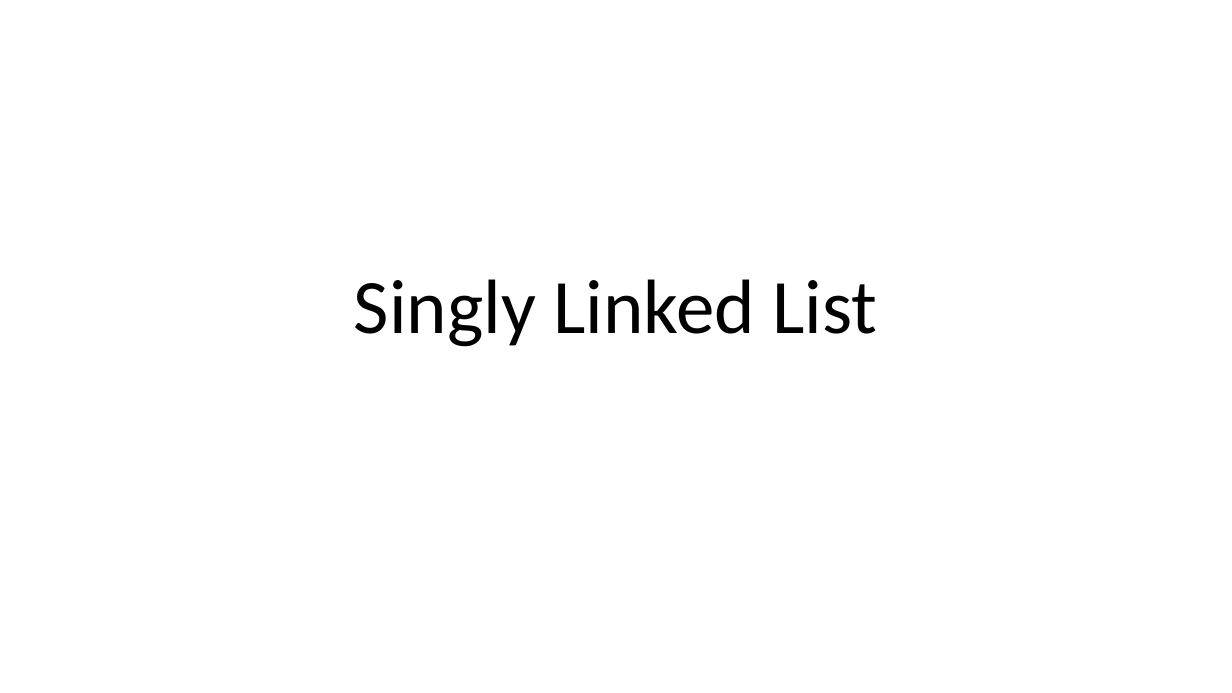
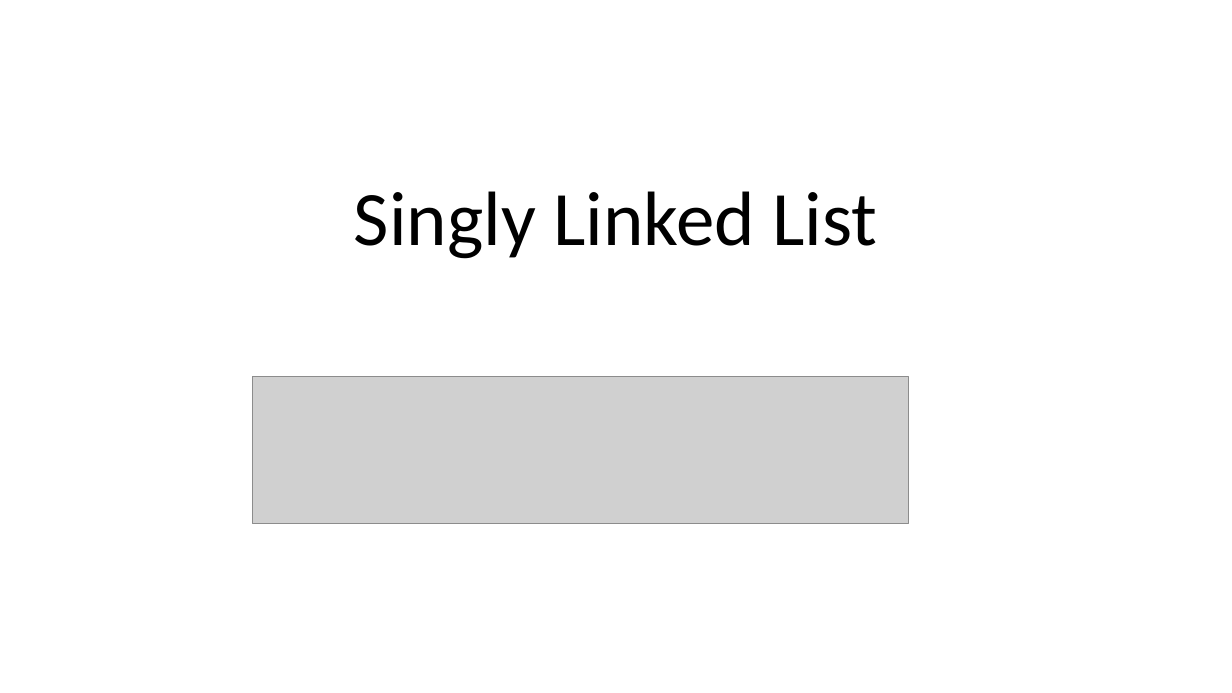
Before and after one commit to tapaswenipathak/Presentations, a slide deck: slide 3 of PyLadies Remote/Data-Structures-and-Algorithms-using-Python/Data Structures and Algorithms using Python.pptx. Drawn at 1232x693 pixels with LibreOffice and Linux fonts; fonts in the diff are those of the drawing; grey boxes stand for pictures. Boxes give left, top, right and bottom in pixels: in the first picture for what was removed or moved away, otherwise in the second. Text is boxed around its words. In the diff, an @@ line names an element or a change of style, - is before the commit and + after.

Commit message:
update slides

```diff
--- a/PyLadies Remote/Data-Structures-and-Algorithms-using-Python/Data Structures and Algorithms using Python.pptx
+++ b/PyLadies Remote/Data-Structures-and-Algorithms-using-Python/Data Structures and Algorithms using Python.pptx
@@ title "Singly Linked List": place and size @@
-title "Singly Linked List" at (354, 279, 877, 347)
+title "Singly Linked List" at (354, 191, 877, 259)
@@ picture added at (252, 377, 909, 524) @@
```
Also in this commit, not shown: 2 other slides changed, 5 slides added, 1 other file.
